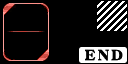
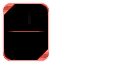
Layer changes from the first 128x64 image to the second:
painted on "Layer 1" over [97, 1, 127, 31]
hid "Color Fill 1" over [0, 0, 128, 64]